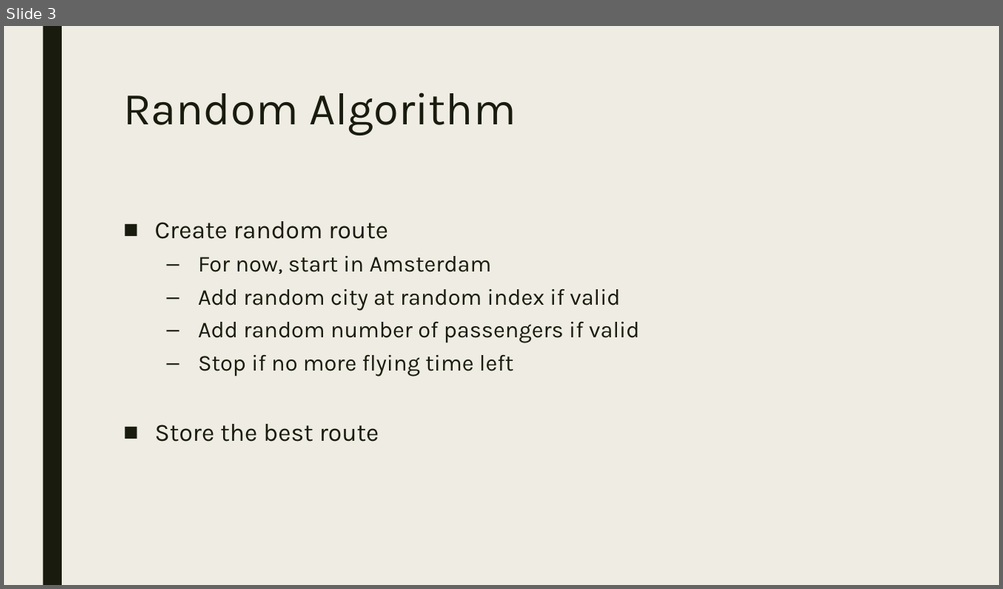
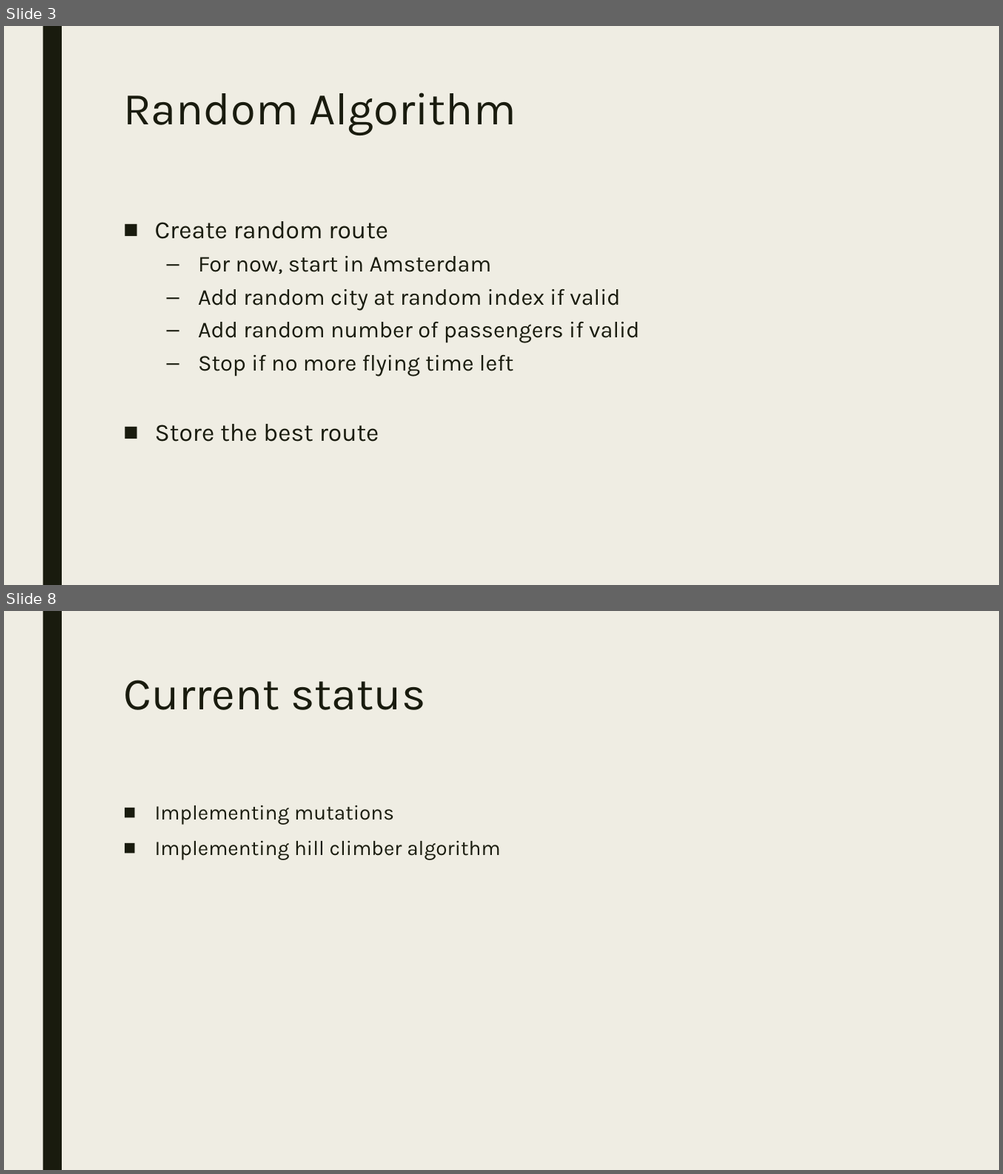
Before and after one commit to WouterDuijn/heuristic, a slide deck: doc/Mokum Airways PP.pptx. Shown one above the other, each under a label of ours: slide 3 before the commit, slides 3 and 8 after it; the slides between them are not shown. The pictures are 1003x589 and 1003x1174 pixels, drawn with LibreOffice and Linux fonts; fonts in the diff are those of the drawing. Boxes give left, top, right and bottom in pixels: in the first picture for what was removed or moved away, otherwise in the second. Text is boxed around its words. In the diff, an @@ line names an element or a change of style, - is before the commit and + after.

```diff
--- a/doc/Mokum Airways PP.pptx
+++ b/doc/Mokum Airways PP.pptx
@@ slide 8 added at [4, 611, 999, 1170], background #EFEDE3; not listed: 1 template element that a slide beside it also shows @@
@@ title added at [123, 680, 425, 710], 44 pt, text #191B0E @@
+Current status
@@ text added at [155, 805, 501, 860], 20 pt, text #191B0E @@
+■ Implementing mutations
+■ Implementing hill climber algorithm
```
Also in this commit, not shown: 2 slides changed, 2 other slides added.
